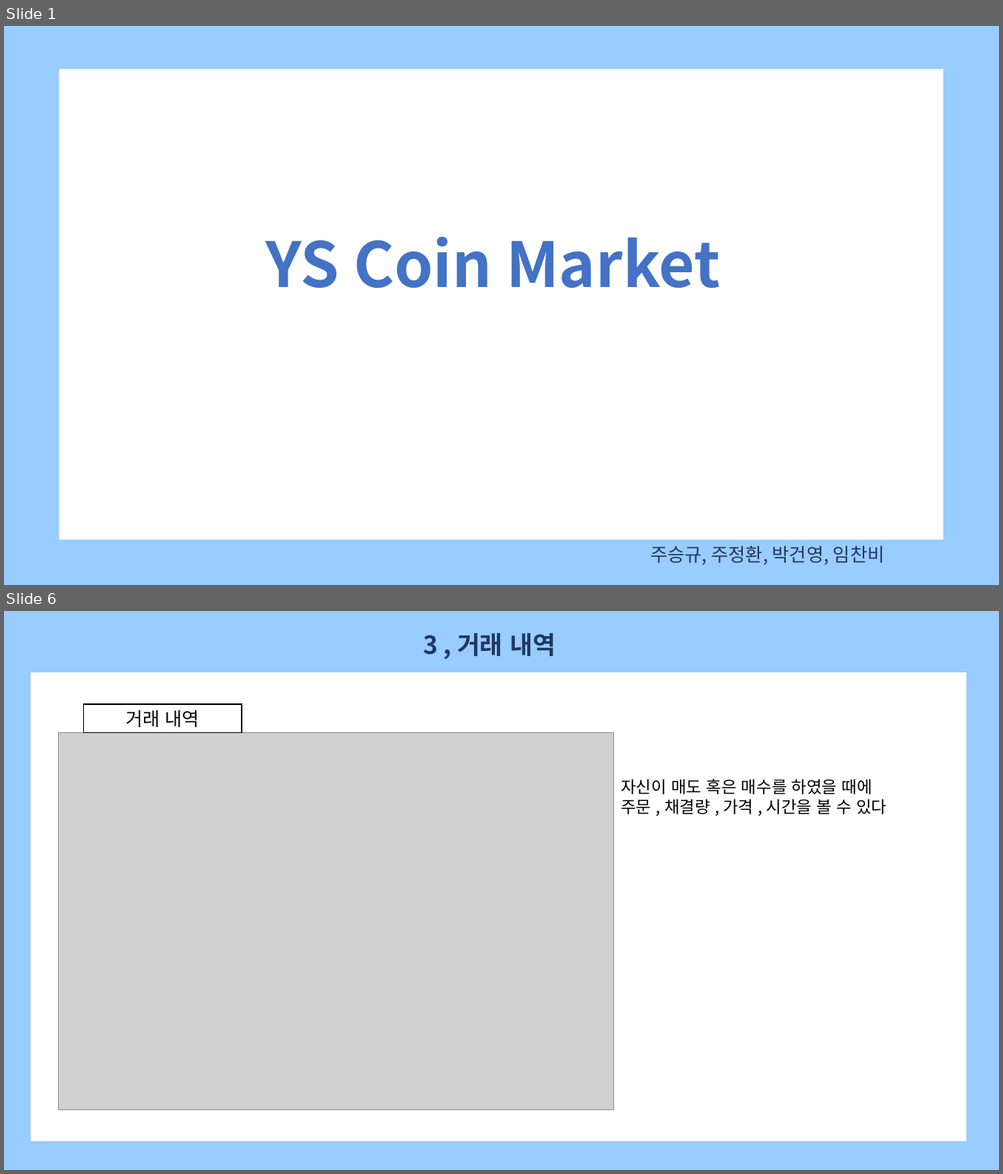
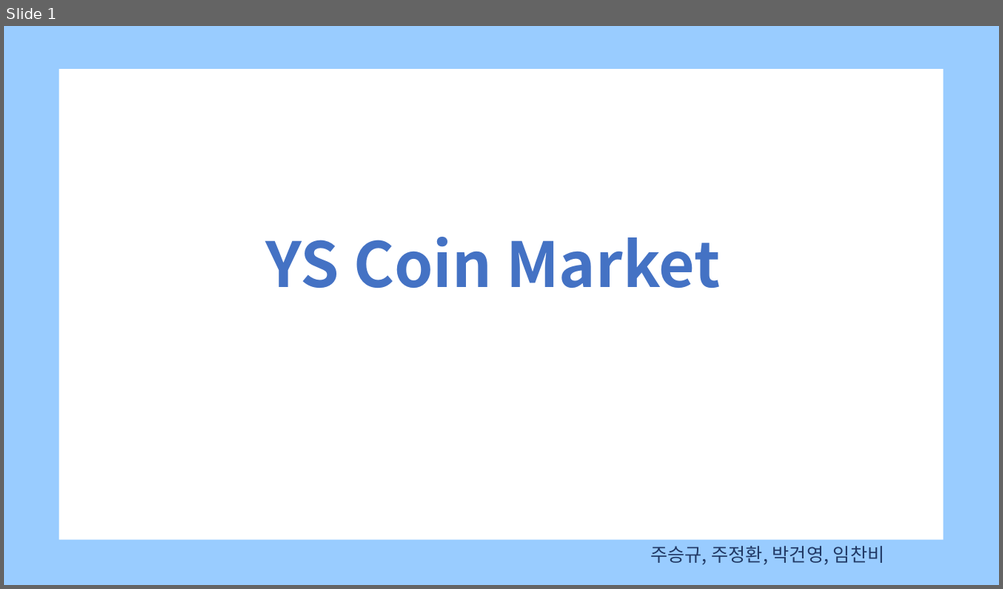
Before and after one commit to JuSeungKyu/ysCoinMarket, a slide deck: 템플릿PPT/YSCOIN_TYPE2.pptx. Shown one above the other, each under a label of ours: slides 1 and 6 before the commit, slide 1 after it; the slides between them are not shown. The pictures are 1003x1174 and 1003x589 pixels, drawn with LibreOffice and Linux fonts; fonts in the diff are those of the drawing; grey boxes stand for pictures. Boxes give left, top, right and bottom in pixels: in the first picture for what was removed or moved away, otherwise in the second. Text is boxed around its words. In the diff, an @@ line names an element or a change of style, - is before the commit and + after.

```diff
--- a/템플릿PPT/YSCOIN_TYPE2.pptx
+++ b/템플릿PPT/YSCOIN_TYPE2.pptx
@@ slide 6 removed at (x1=4, y1=611, x2=999, y2=1170), background #99CCFF @@
@@ text removed at (x1=423, y1=633, x2=555, y2=656) @@
-3 , 거래 내역
@@ rectangle removed at (x1=28, y1=671, x2=969, y2=1144) @@
@@ rectangle removed at (x1=83, y1=704, x2=242, y2=732) @@
-거래 내역
@@ picture removed at (x1=59, y1=732, x2=614, y2=1111) @@
@@ text removed at (x1=620, y1=779, x2=886, y2=815) @@
-자신이 매도 혹은 매수를 하였을 때에
-주문 , 채결량 , 가격 , 시간을 볼 수 있다
```
Also in this commit, not shown: 3 slides added, 6 other slides removed, 3 other files.
